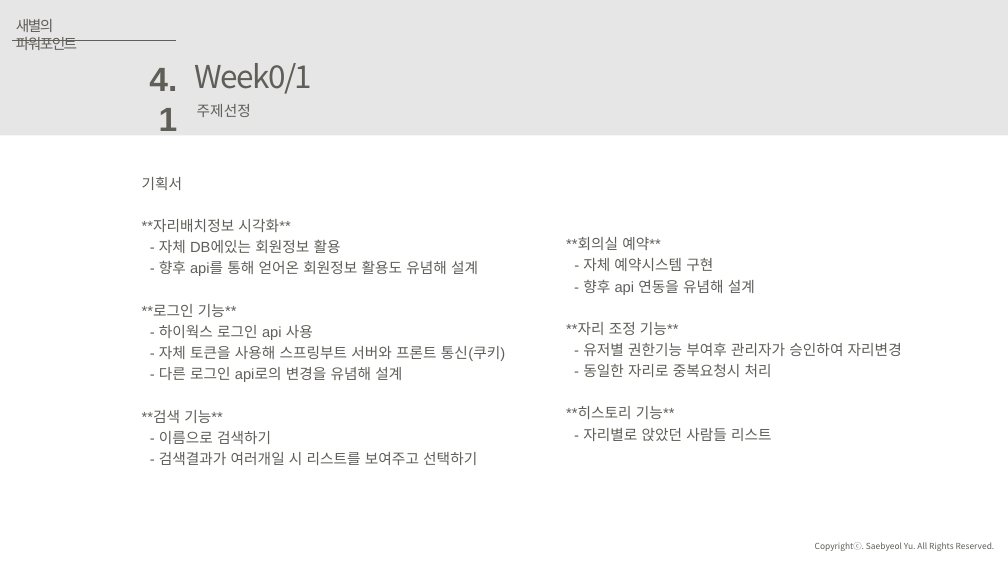
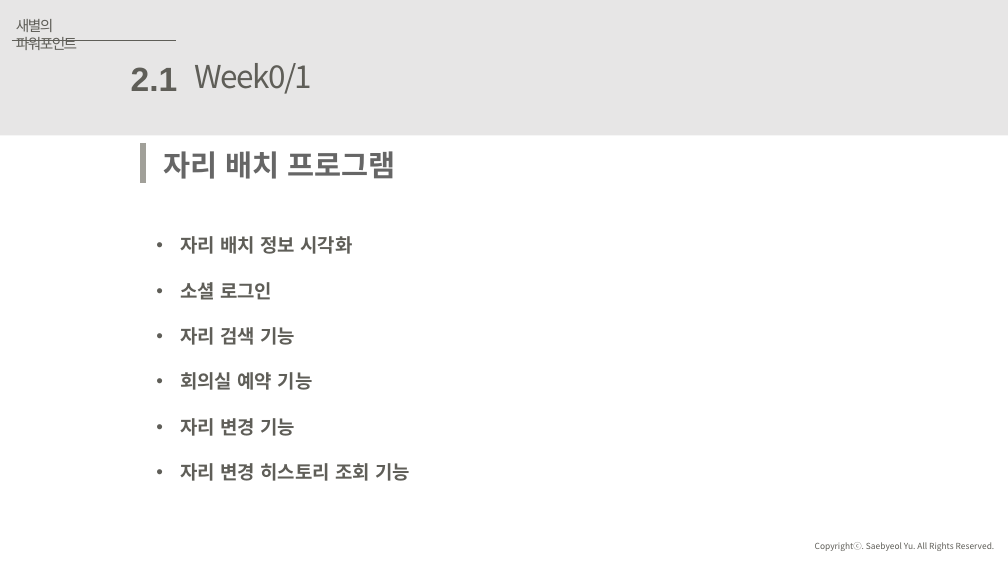
Before and after one commit to JuJinPark/interproject-process, a slide deck: slide 8 of 발표/internProject(20191010).pptx (slide 7 before the commit). Drawn at 1008x567 pixels with LibreOffice and Linux fonts; fonts in the diff are those of the drawing. Boxes give left, top, right and bottom in pixels: in the first picture for what was removed or moved away, otherwise in the second. Text is boxed around its words. In the diff, an @@ line names an element or a change of style, - is before the commit and + after.

```diff
--- a/발표/internProject(20191010).pptx
+++ b/발표/internProject(20191010).pptx
@@ text at box(131, 67, 178, 91): text changed @@
-4.1
+2.1
@@ text removed at box(197, 104, 251, 117) @@
-주제선정
@@ line added from (143, 143) to (143, 184), #A1A099 6 pt @@
@@ text removed at box(142, 177, 505, 465) @@
-기획서
-**자리배치정보 시각화**
-- 자체 DB에있는 회원정보 활용
-- 향후 api를 통해 얻어온 회원정보 활용도 유념해 설계
-**로그인 기능**
-- 하이웍스 로그인 api 사용
-- 자체 토큰을 사용해 스프링부트 서버와 프론트 통신(쿠키)
-- 다른 로그인 api로의 변경을 유념해 설계
-**검색 기능**
-- 이름으로 검색하기
-- 검색결과가 여러개일 시 리스트를 보여주고 선택하기
@@ text added at box(163, 151, 396, 179), 28 pt, text #666666, bold @@
+자리 배치 프로그램
@@ text added at box(180, 236, 410, 481), 18 pt, text #5F5E58, bold @@
+• 자리 배치 정보 시각화
+• 소셜 로그인
+• 자리 검색 기능
+• 회의실 예약 기능
+• 자리 변경 기능
+• 자리 변경 히스토리 조회 기능
@@ text removed at box(566, 237, 902, 441) @@
-**회의실 예약**
-- 자체 예약시스템 구현
-- 향후 api 연동을 유념해 설계
-**자리 조정 기능**
-- 유저별 권한기능 부여후 관리자가 승인하여 자리변경
-- 동일한 자리로 중복요청시 처리
-**히스토리 기능**
-- 자리별로 앉았던 사람들 리스트
```
Also in this commit, not shown: 13 other slides changed, 2 slides added, 12 slides removed, 3 other files.
